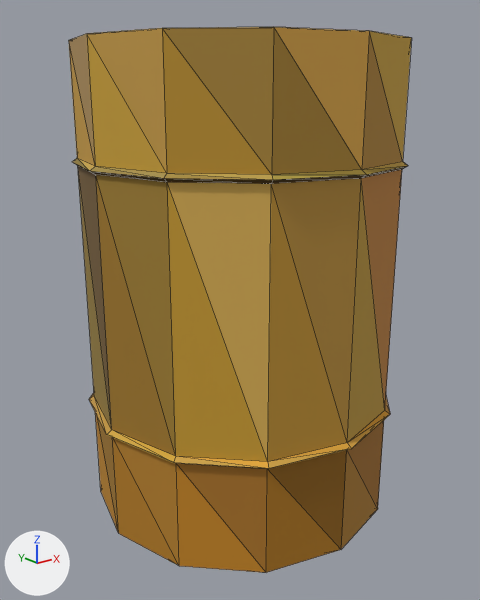
A saved change to the glTF model client/assets/eigene/r32_fass_2.glb.
Camera for both pictures: a 50 mm lens placed at (-0.89, -1.111, 0.904), pointed at (-0.008, -0.008, 0.463). The lights are fixed; the arrows at lower left show +X, +Y and +Z. The first picture is the older version. Mesh edges are drawn as thin lines. Vertices at exactly the same position are counted once.

In view in the first picture: 'fass'.
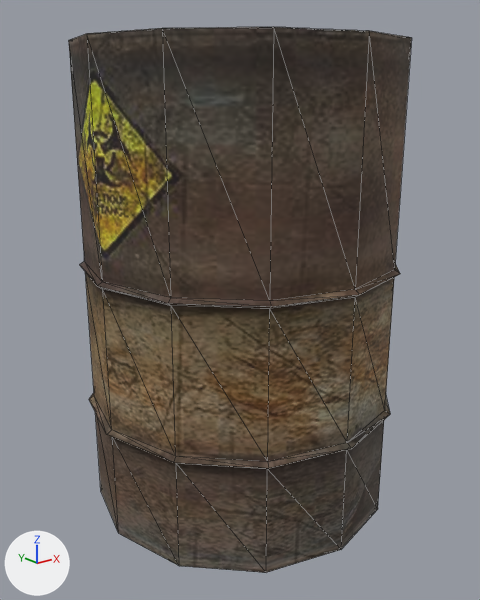
What changed in the scene script:
```text
Add img_image_0:
    img_image_0 = load_image('Image_0', '_unpacked/Image_0', 512, 512, 'sRGB')
Add mat_material_003:
    mat_material_003 = principled_material('Material_003')
    mat_material_003.texture = img_image_0
    mat_material_003.roughness = 0.8
Change me_fass:
    where me_fass.from_pydata(...)  # 192 vertices, 380 faces; spans x -0.347..0.347, y -0.347..0.347, z 0.0..1.0
    used by ob_fass; location = (0.0, 0.0, 0.0)
    remove me_fass.materials.append(mat_vertexfarbe)
    me_fass part 1: all 36 vertices in x -0.346..0.346, y -0.346..0.346, z 0.761..0.776 are moved by (0.0, 0.0, -0.215)
    me_fass part 2: texture (UV) coordinates changed
    me_fass part 3: vertex colours changed
    add me_fass.materials.append(mat_material_003)  # picture img_image_0
```

Boxes [x1, y1, x2, y2] around the edits, measured in the pictures (480 x 600 px; the box of a moved part takes in the faces that stretch with it):
'fass', recoloured, reshaped, surface changed (darker): [69, 27, 411, 573] in both
part 1 of me_fass, moved or reshaped: [69, 27, 411, 462] in both
